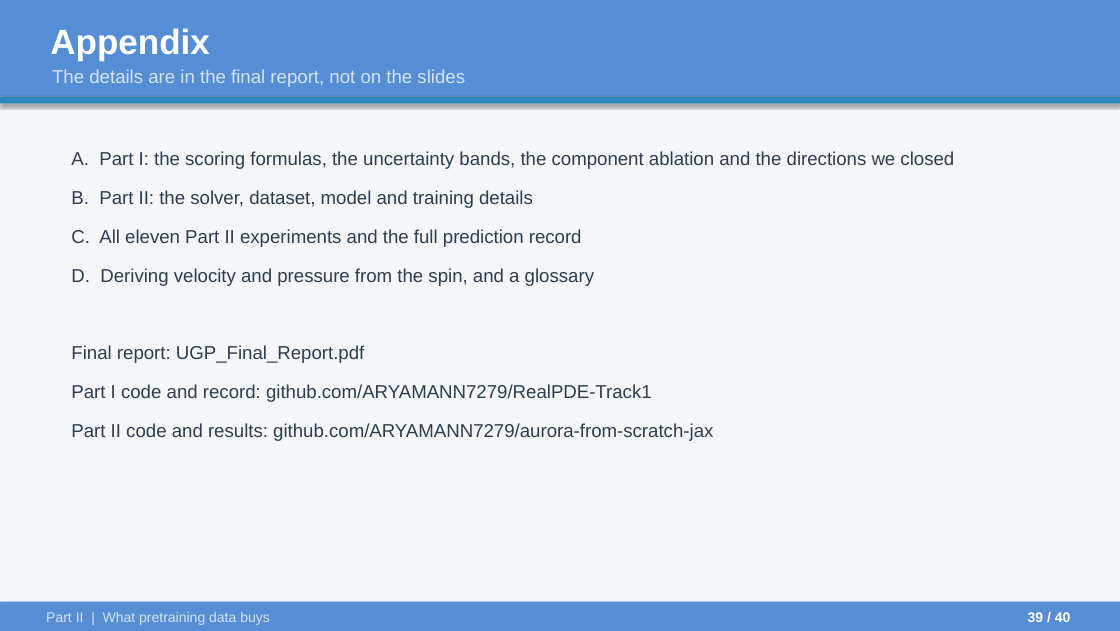
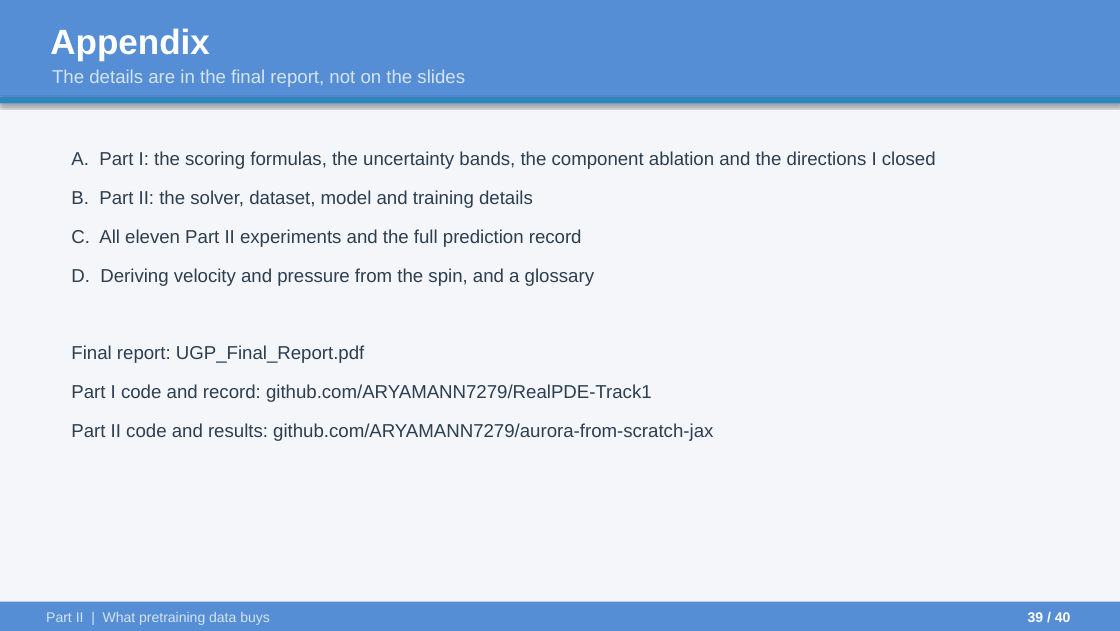
Before and after one commit to ARYAMANN7279/aurora-from-scratch-jax, a slide deck: slide 39 of UGP_Final/UGP_Final_Presentation.pptx. Drawn at 1120x631 pixels with LibreOffice and Linux fonts; fonts in the diff are those of the drawing. Boxes give left, top, right and bottom in pixels: in the first picture for what was removed or moved away, otherwise in the second. Text is boxed around its words. In the diff, an @@ line names an element or a change of style, - is before the commit and + after.

```diff
--- a/UGP_Final/UGP_Final_Presentation.pptx
+++ b/UGP_Final/UGP_Final_Presentation.pptx
@@ text at [71, 151, 936, 169]: text changed @@
-A. Part I: the scoring formulas, the uncertainty bands, the component ablation and the directions we closed
+A. Part I: the scoring formulas, the uncertainty bands, the component ablation and the directions I closed
```
Also in this commit, not shown: 19 other slides changed, 2 other files.
